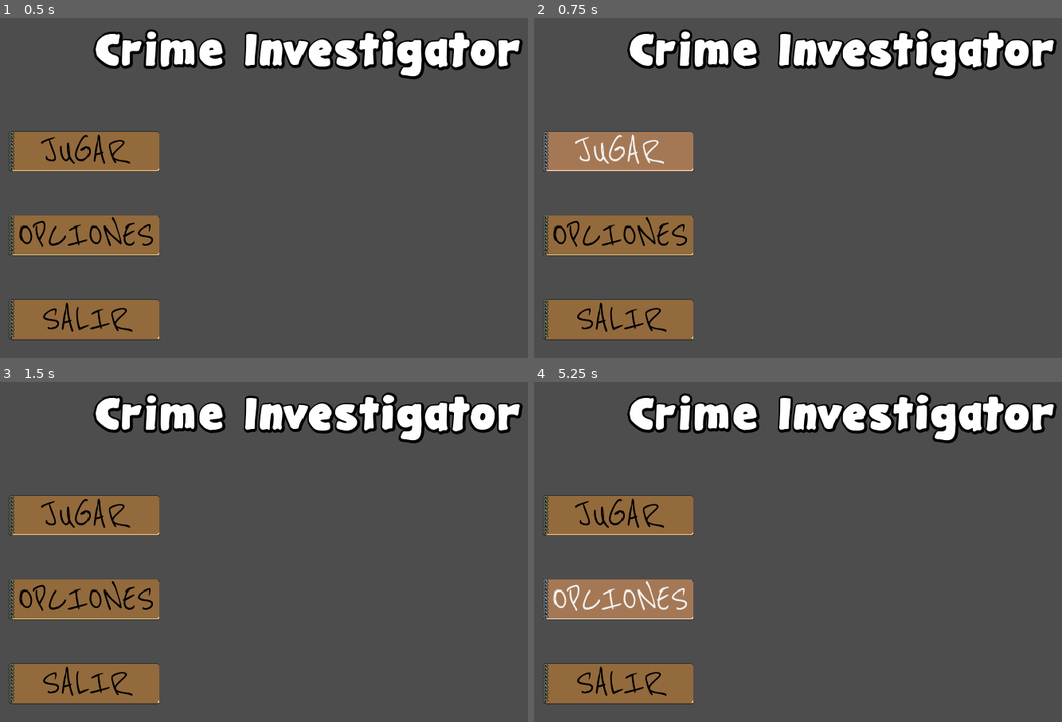
Above: before the commit, frames 1-4 (two rows, left to right).
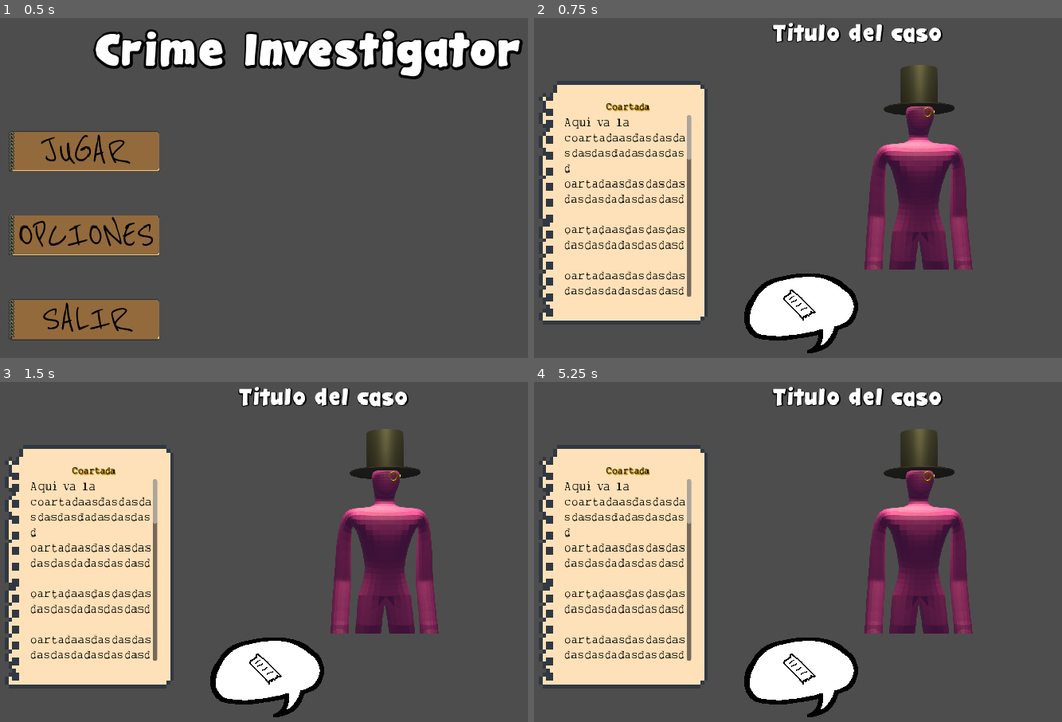
Above: after the commit, the same moments.

Repository: gus0117/ggj2025_bubble
Game: Godot game, scene res://Scenes/menu_principal.tscn
Two runs of this game, one before a commit and one after it. Both use one fixed random seed, a clock stepped at 60 frames per second and the inputs below. Video files are missing from this copy of the repository; at most half a second of black plays in their place.
Inputs (mouse positions are in pixels of both pictures, inside the frame that each line leads up to):
- Up to frame 1 (0.5 s): no input
- Up to frame 2 (0.75 s): click "JUGAR" at 0.5 s
- Up to frame 3 (1.5 s): click (269, 677) at 1.27 s
- Up to frame 4 (5.25 s): click (618, 514) at 2 s, where only the run before the commit has a clickable "JUGAR"; click (803, 677) at 2.77 s; click (618, 514) at 3.5 s, where only the run before the commit has a clickable "JUGAR"; click (803, 677) at 4.27 s; click (618, 599) at 5 s, where only the run before the commit has a clickable "OPCIONES"

Frame 1 is identical in both runs. In frame 2, 41% of the frame differs, in the area x 0-100%, y 1-99%; in frame 3, 41%; in frame 4, 41%.

Commit message:
agregado assets de burbujas y evidencias
se agrego los assets para utilizar las burbujas de texto y las evidencias

Diff:
--- /dev/null
+++ b/Resources/Button_Texture_Theme.tres
@@ -0,0 +1,3 @@
+[gd_resource type="Theme" format=3 uid="uid://05dt21fu560o"]
+
+[resource]
--- a/Scenes/game.tscn
+++ b/Scenes/game.tscn
@@ -1,8 +1,10 @@
-[gd_scene load_steps=5 format=3 uid="uid://cuxm13nayotxw"]
+[gd_scene load_steps=7 format=3 uid="uid://cuxm13nayotxw"]
 
 [ext_resource type="Texture2D" uid="uid://cyvnbl878hydv" path="res://Assets/UI books & more.png" id="1_jl76l"]
 [ext_resource type="FontFile" uid="uid://c3l77lbeow38v" path="res://Assets/Fonts/Gargle Ex Bd.otf" id="1_uycs6"]
 [ext_resource type="FontFile" uid="uid://cvbn6p86fkyet" path="res://Assets/Fonts/mytype.ttf" id="2_e6ymw"]
+[ext_resource type="Texture2D" uid="uid://beymo03ajck2k" path="res://Assets/Bubbles/BubbleText1.png" id="4_uxpx0"]
+[ext_resource type="Texture2D" uid="uid://cpjjil71cotd2" path="res://Assets/Evidence/Ticket.png" id="5_ivtas"]
 
 [sub_resource type="StyleBoxTexture" id="StyleBoxTexture_5ykvv"]
 content_margin_left = 45.0
@@ -17,6 +19,10 @@
 anchors_preset = 15
 anchor_right = 1.0
 anchor_bottom = 1.0
+offset_left = 41.0
+offset_top = 17.0
+offset_right = 41.0
+offset_bottom = 17.0
 grow_horizontal = 2
 grow_vertical = 2
 
@@ -86,38 +92,27 @@
 as
 "
 
-[node name="VBoxContainer" type="VBoxContainer" parent="."]
+[node name="TextureButton" type="TextureButton" parent="."]
+layout_mode = 2
+offset_left = 350.0
+offset_top = 435.0
+offset_right = 611.0
+offset_bottom = 624.0
+size_flags_horizontal = 3
+texture_normal = ExtResource("4_uxpx0")
+ignore_texture_size = true
+stretch_mode = 0
+
+[node name="TextureRect" type="TextureRect" parent="TextureButton"]
 layout_mode = 1
 anchors_preset = -1
-anchor_left = 0.265
-anchor_top = 0.774
-anchor_right = 1.0
-anchor_bottom = 1.0
-offset_left = -0.280029
-offset_top = 0.447968
-offset_right = 2.0
-offset_bottom = 1.0
-grow_horizontal = 2
-grow_vertical = 2
-size_flags_horizontal = 3
-theme_override_constants/separation = 64
-alignment = 1
-
-[node name="HBoxContainer" type="HBoxContainer" parent="VBoxContainer"]
-layout_mode = 2
-size_flags_vertical = 8
-theme_override_constants/separation = 250
-alignment = 1
-
-[node name="Button" type="Button" parent="VBoxContainer/HBoxContainer"]
-layout_mode = 2
-text = "Opcion1"
-
-[node name="Button2" type="Button" parent="VBoxContainer/HBoxContainer"]
-layout_mode = 2
-text = "Opcion2"
-
-[node name="Button3" type="Button" parent="VBoxContainer/HBoxContainer"]
-layout_mode = 2
-text = "Opcion3
-"
+anchor_left = 0.319
+anchor_top = 0.27
+anchor_right = 0.609
+anchor_bottom = 0.62
+offset_left = 0.740997
+offset_top = -0.0300026
+offset_right = 0.0509949
+offset_bottom = -0.18
+texture = ExtResource("5_ivtas")
+expand_mode = 1
--- a/Scenes/main_game.tscn
+++ b/Scenes/main_game.tscn
@@ -3,7 +3,7 @@
 [ext_resource type="Texture2D" uid="uid://by340ky8at0q5" path="res://Assets/Sospechosos/Sospechoso1.png" id="1_k3srg"]
 [ext_resource type="PackedScene" uid="uid://cuxm13nayotxw" path="res://Scenes/game.tscn" id="1_vyxb3"]
 
-[node name="Node2D" type="Node2D"]
+[node name="MainGame" type="Node2D"]
 
 [node name="CanvasLayer" type="CanvasLayer" parent="."]
 
--- a/Scripts/menu_principal.gd
+++ b/Scripts/menu_principal.gd
@@ -2,8 +2,7 @@
 
 
 func _on_start_button_pressed() -> void:
-	pass
-	#get_tree().change_scene_to_file("res://nombre_escena.tscn")
+	get_tree().change_scene_to_file("res://Scenes/main_game.tscn")
 
 func _on_settings_button_pressed() -> void:
 	pass # Replace with function body.
Binary file added: Assets/Bubbles/BubbleText1.png
Not shown, added: Assets/Bubbles/BubbleText1.png.import
Binary file added: Assets/Bubbles/BubbleText2.png
Not shown, added: Assets/Bubbles/BubbleText2.png.import
Binary file added: Assets/Bubbles/BubbleText3.png
Not shown, added: Assets/Bubbles/BubbleText3.png.import
Binary file added: Assets/Bubbles/BubbleText4.png
Not shown, added: Assets/Bubbles/BubbleText4.png.import
Binary file added: Assets/Evidence/Cat.png
Not shown, added: Assets/Evidence/Cat.png.import
Binary file added: Assets/Evidence/Ticket.png
Not shown, added: Assets/Evidence/Ticket.png.import
